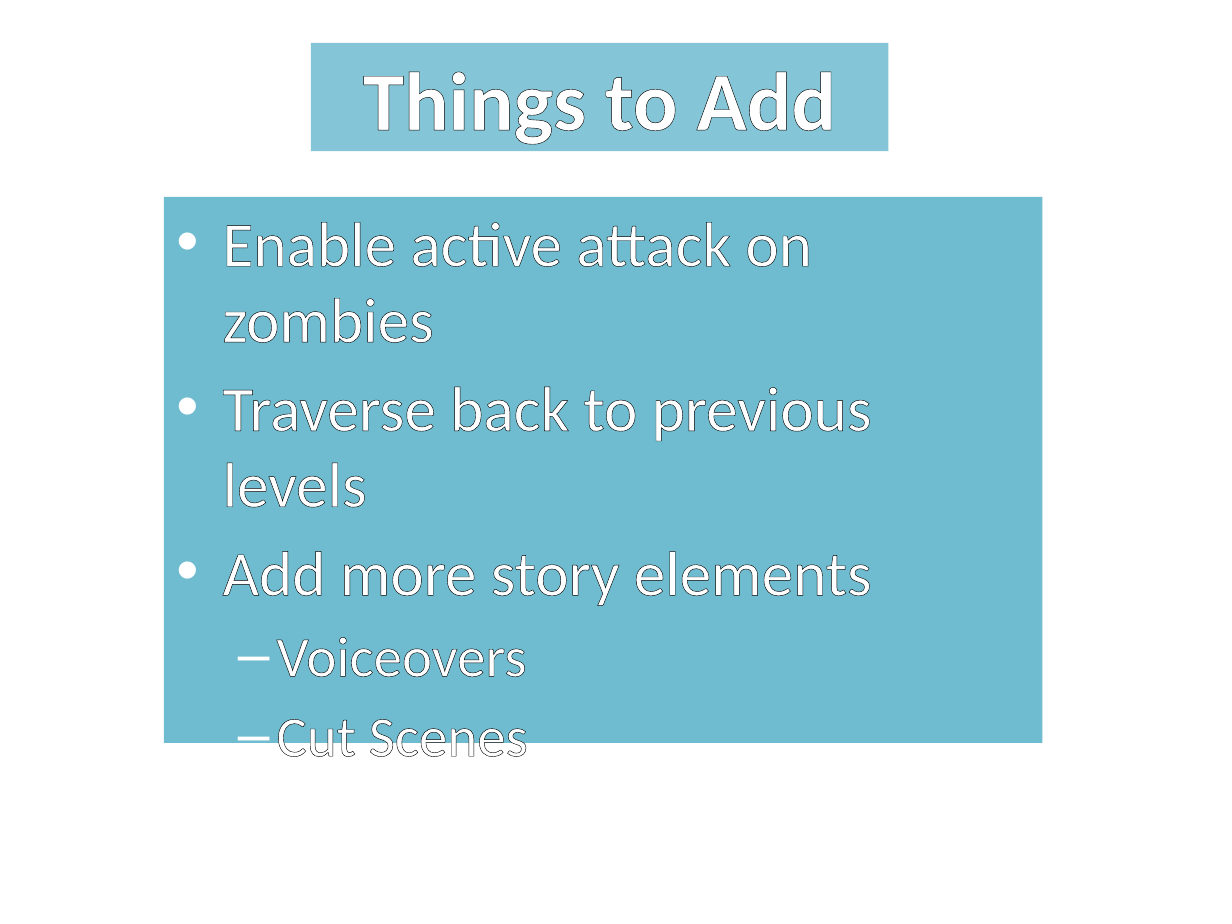
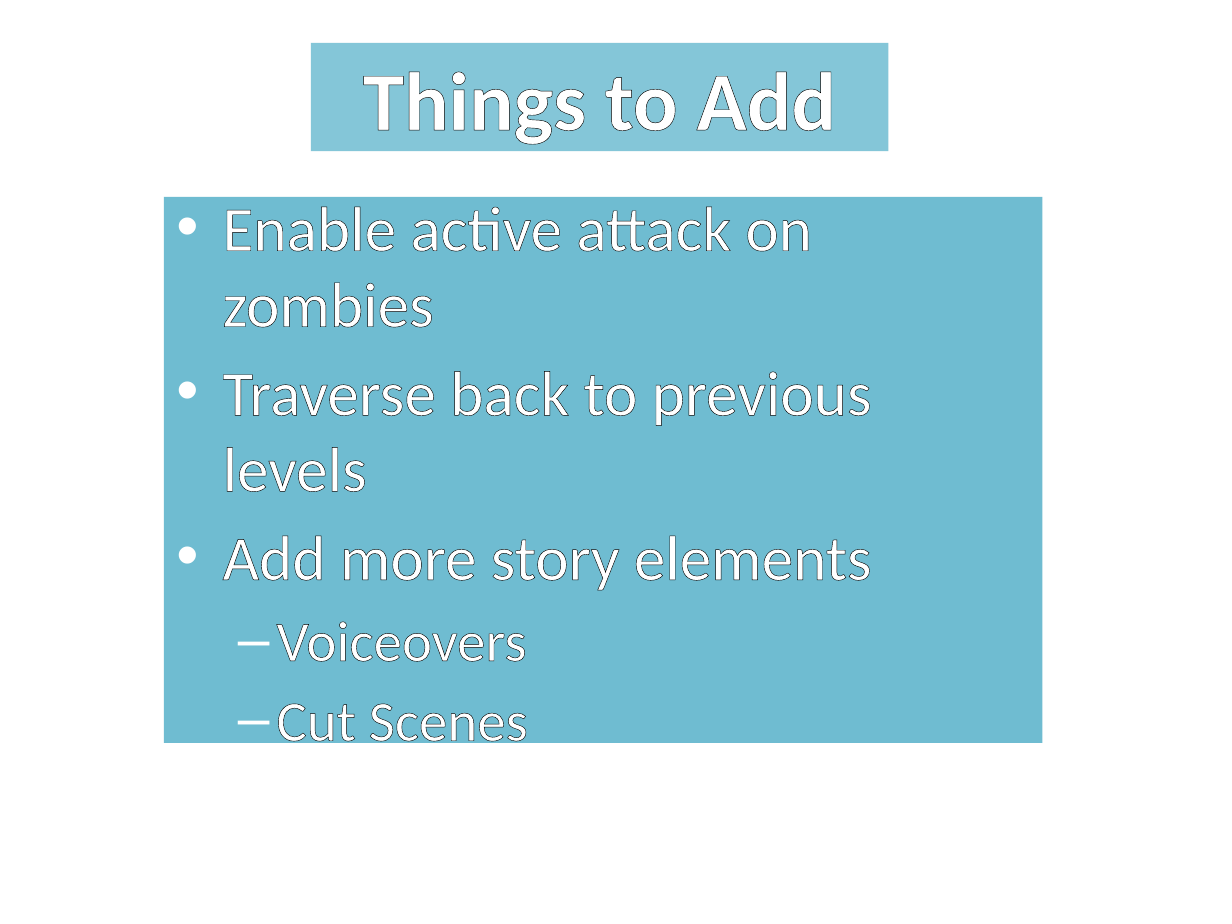
Before and after one commit to elanas/TheCrazySix, a slide deck: slide 7 of docs/Beta.pptx. Drawn at 1232x924 pixels with LibreOffice and Linux fonts; fonts in the diff are those of the drawing; background and template pictures are left out. Boxes give left, top, right and bottom in pixels: in the first picture for what was removed or moved away, otherwise in the second. Text is boxed around its words. In the diff, an @@ line names an element or a change of style, - is before the commit and + after.

Commit message:
centered text and added questions slide

```diff
--- a/docs/Beta.pptx
+++ b/docs/Beta.pptx
@@ text "Enable active attack on zombies" at [164,197,1042,743]: vertical alignment top to middle @@
```
Also in this commit, not shown: 3 other slides changed, 1 slide added.
